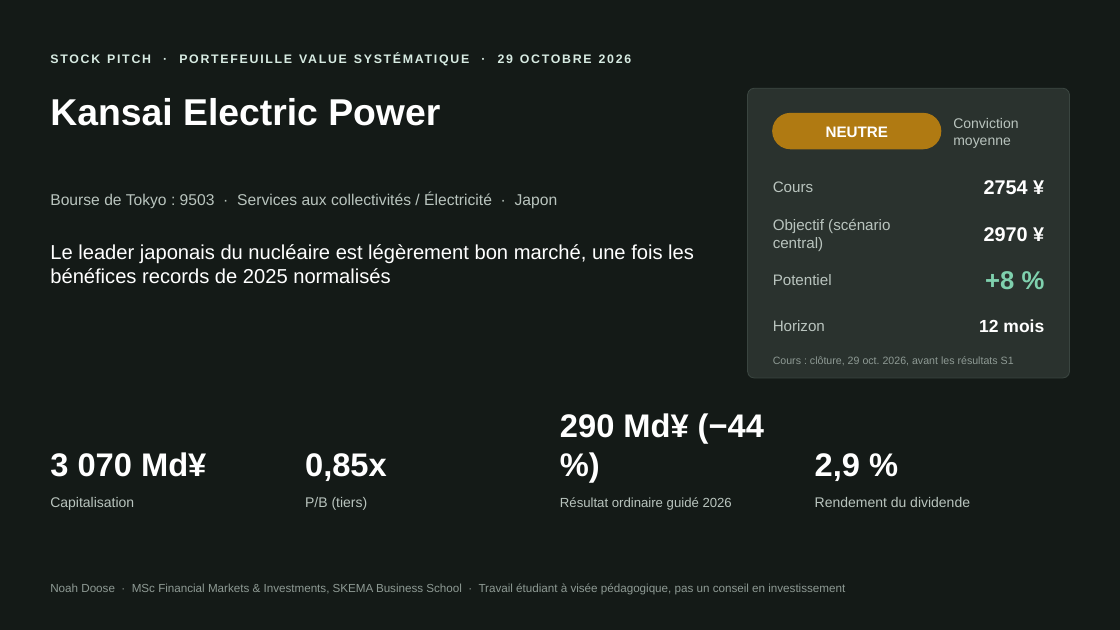
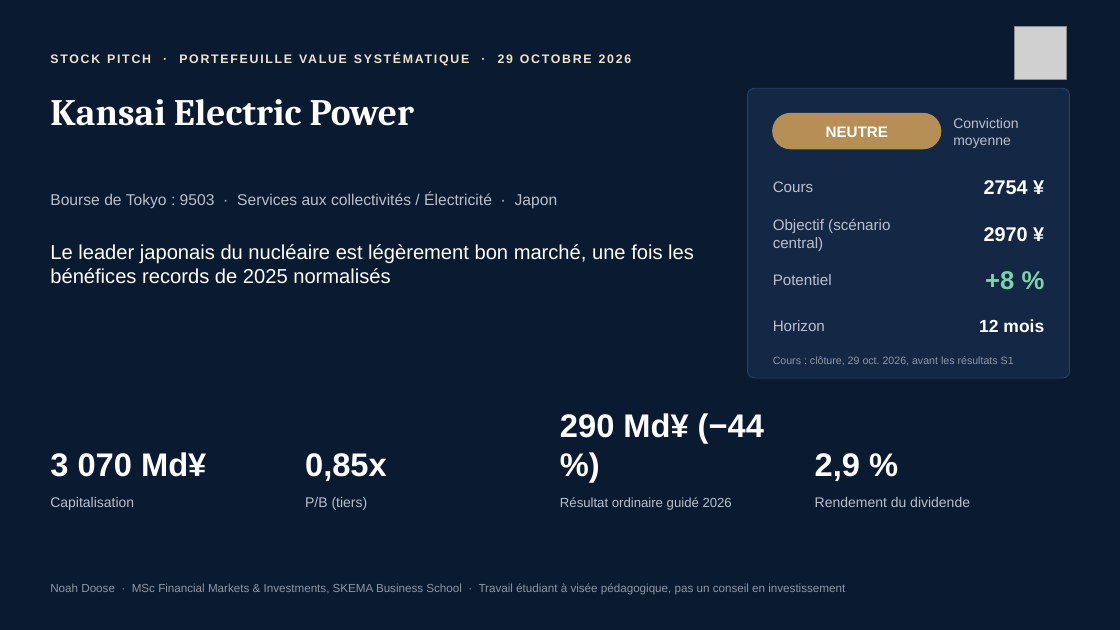
Before and after one commit to Fayzzy11/Portfolio-Project, a slide deck: slide 1 of docs/assets/pitches/9503_JP_Kansai_Electric_Power_pitch_FR.pptx. Drawn at 1120x630 pixels with LibreOffice and Linux fonts; fonts in the diff are those of the drawing; grey boxes stand for pictures. Boxes give left, top, right and bottom in pixels: in the first picture for what was removed or moved away, otherwise in the second. Text is boxed around its words. In the diff, an @@ line names an element or a change of style, - is before the commit and + after.

```diff
--- a/docs/assets/pitches/9503_JP_Kansai_Electric_Power_pitch_FR.pptx
+++ b/docs/assets/pitches/9503_JP_Kansai_Electric_Power_pitch_FR.pptx
@@ background #141A17 to #0A1A30 @@
@@ picture added at [1015,27,1067,79] @@
@@ text "STOCK PITCH · PORTEFEUILLE VALUE ..." at [50,46,807,71]: text colour #D7EBE2 to #EFE3CC @@
@@ text "Kansai Electric Power" at [50,99,415,126]: font Arial to Cambria @@
@@ rounded rectangle at [748,88,1070,378]: fill #2A322E to #142846; outline #3A4540 0.75 pt to #2A4066 0.75 pt @@
@@ rounded rectangle at [773,113,941,149]: fill #B07A12 to #B58F55; outline #B07A12 1 pt to #B58F55 1 pt @@
@@ text "Cours : clôture, 29 oct. ..." at [773,356,1014,365]: text colour #8E9A94 to #8C97A8 @@
@@ text colour #B9C4BE to #B8C0CC in 10 elements at [50,193,558,209], [953,118,1018,148], [773,181,813,192], [773,219,890,251], [773,274,832,285], [773,320,825,331], [50,497,134,510], [305,497,368,510], [560,497,732,510], [815,497,970,507] @@
@@ text "Noah Doose · MSc Financial ..." at [50,583,845,595]: text colour #8E9A94 to #8C97A8 @@
```
Also in this commit, not shown: 11 other slides changed, 37 other files.
